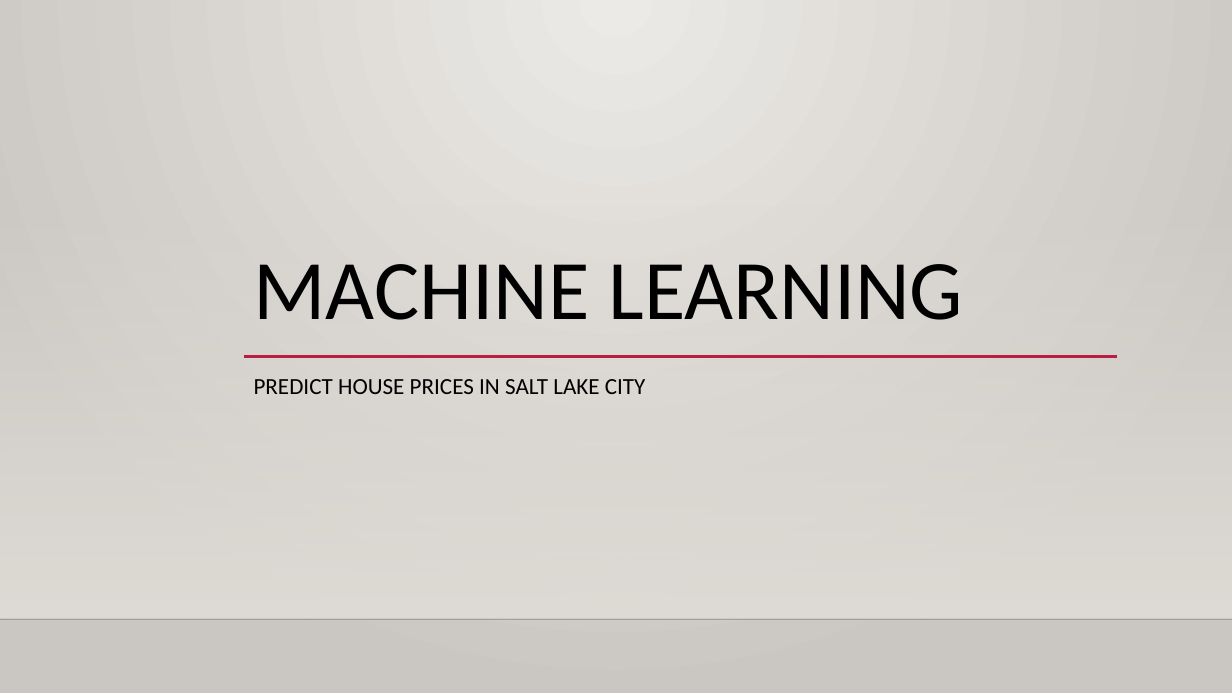
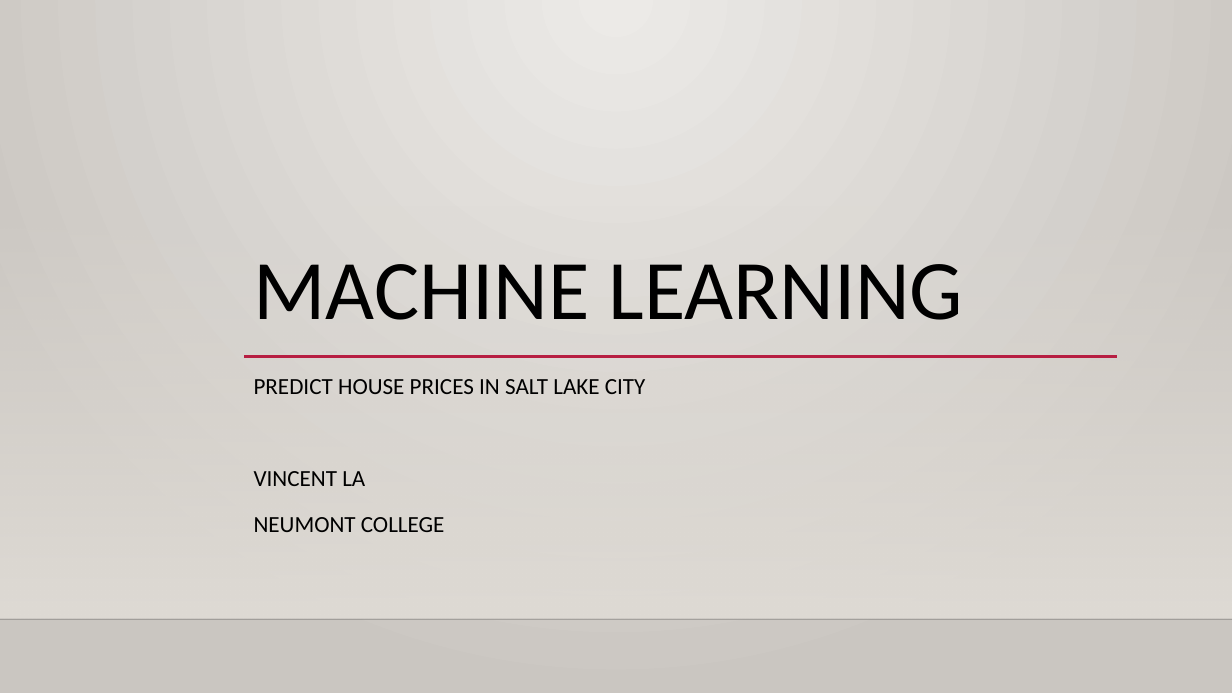
Before and after one commit to VincentLa/neumont-college, a slide deck: slide 1 of Machine Learning Teaching Example VLa.pptx. Drawn at 1232x693 pixels with LibreOffice and Linux fonts; fonts in the diff are those of the drawing; background and template pictures are left out. Boxes give left, top, right and bottom in pixels: in the first picture for what was removed or moved away, otherwise in the second. Text is boxed around its words. In the diff, an @@ line names an element or a change of style, - is before the commit and + after.

```diff
--- a/Machine Learning Teaching Example VLa.pptx
+++ b/Machine Learning Teaching Example VLa.pptx
@@ subtitle at (254, 471, 445, 532): paragraphs added @@
+VINCENT LA
+NEUMONT COLLEGE
```
Also in this commit, not shown: 1 slide added, 19 other files.
